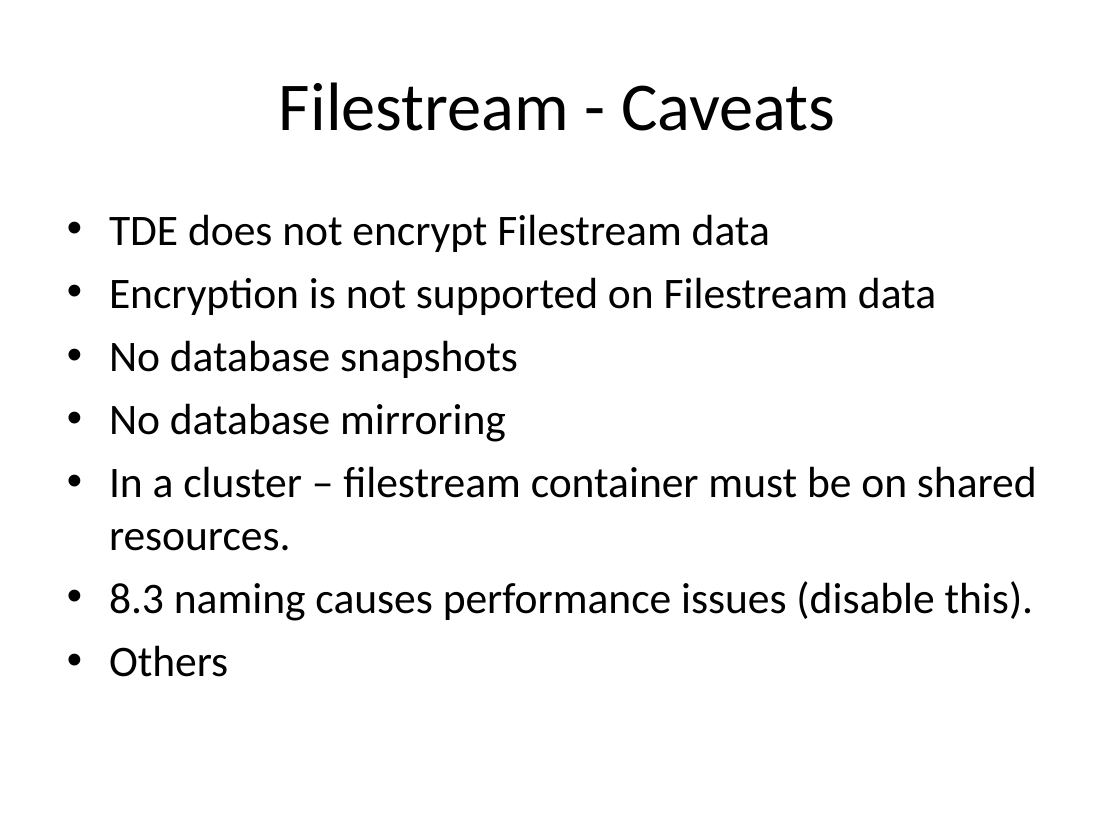
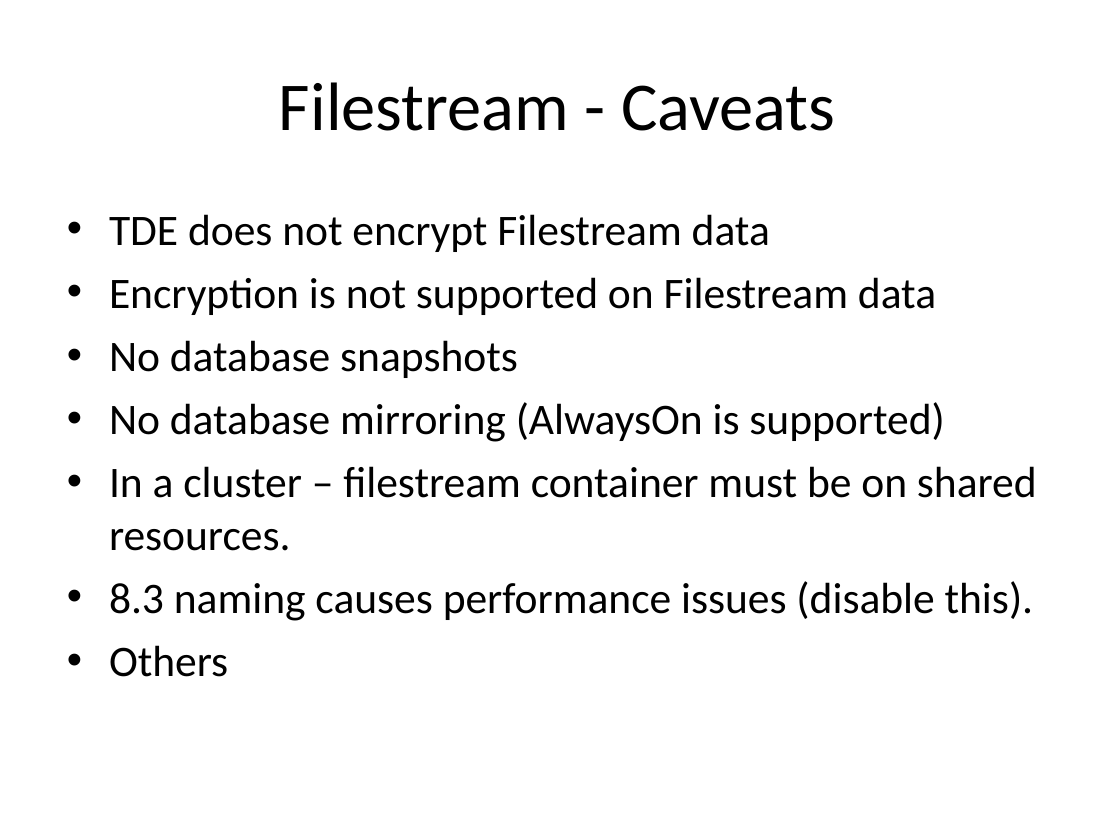
Before and after one commit to way0utwest/FilestreamFiletable, a slide deck: slide 30 of UnstructuredData_SQLServer.ppt (slide 29 before the commit). Drawn at 1120x840 pixels with LibreOffice and Linux fonts; fonts in the diff are those of the drawing. Boxes give left, top, right and bottom in pixels: in the first picture for what was removed or moved away, otherwise in the second. Text is boxed around its words. In the diff, an @@ line names an element or a change of style, - is before the commit and + after.

Commit message:
Deck updates
Removed a few bullets from filestable, reorderde caveat slides

```diff
--- a/UnstructuredData_SQLServer.ppt
+++ b/UnstructuredData_SQLServer.ppt
@@ text at (x1=109, y1=402, x2=944, y2=442): text changed @@
-• No database mirroring
+• No database mirroring (AlwaysOn is supported)
```
Also in this commit, not shown: 3 other slides changed.
